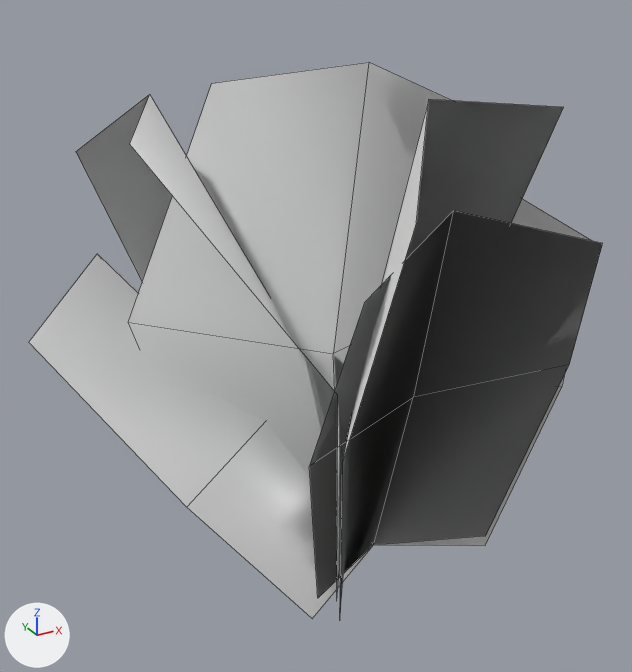
A saved change to the FBX model INTERFACES Project/Assets/Assets/Meshes/Vegetation/SM_TallGrass_01.fbx.
Both versions are drawn from a 50 mm camera at (-0.639, -1.067, 0.956) aimed at (-0.01, 0.077, 0.384). The axes (+X, +Y, +Z) are drawn at lower left. The lights are the same throughout. The first picture is the older version. Mesh edges are drawn as thin lines. Where no turn or scale is listed for an object, it has been applied to the vertices. Vertices at exactly the same position are counted once.

The first picture shows 'SM_TallGrass_01'.
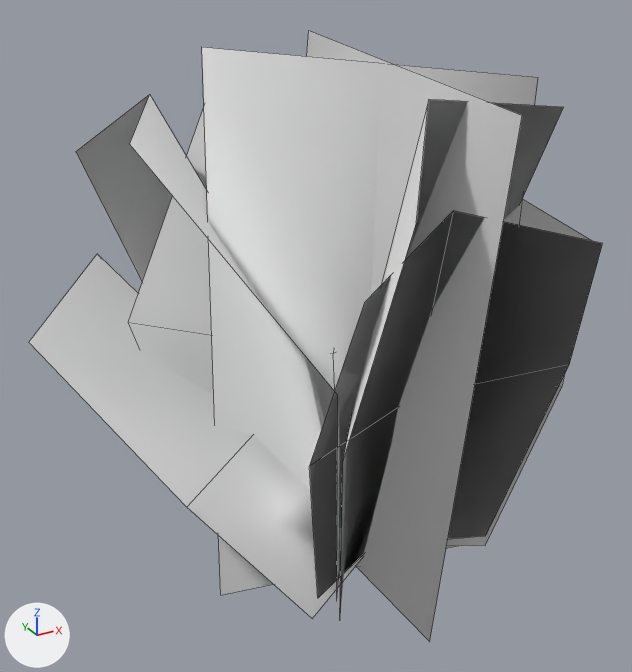
Where the newer file only moved an object's origin or applied its transform, the numbers keep the older frame.

Diff of the bpy script that builds the scene:
```diff
--- a/INTERFACES Project/Assets/Assets/Meshes/Vegetation/SM_TallGrass_01.fbx.py
+++ b/INTERFACES Project/Assets/Assets/Meshes/Vegetation/SM_TallGrass_01.fbx.py
@@ me_plane @@
 me_plane.from_pydata(...)  # 51 vertices, 24 faces; spans x -0.444..0.55, y -0.345..0.447, z -0.022..0.798
 # used by ob_sm_tallgrass_01; location = (0.0, 0.0, 0.0)
+# me_plane part 1: its shading normals changed
 me_plane.materials.append(mat_m_vegetation_atlas_03)
@@ me_plane_001 @@
+me_plane_001.from_pydata([(-0.218, 0.027, -0.022), (0.266, -0.049, -0.038), (-0.181, 0.082, 0.839), (0.325, -0.017, 0.78), (0.01, 0.274, -0.022), (0.034, -0.214, -0.038), (0.071, 0.249, 0.839), (0.077, -0.266, 0.78)], [], [(2, 0, 1, 3), (6, 4, 5, 7)])
+me_plane_001.materials.append(mat_m_vegetation_atlas_03)  # white #e7e7e7
@@ ob_sm_tallgrass_01_lod1 @@
+ob_sm_tallgrass_01_lod1 = bpy.data.objects.new('SM_TallGrass_01_LOD1', me_plane_001)
+ob_sm_tallgrass_01_lod1.location = (0.0, 0.0, 0.0)
```

Pixel boxes [x1, y1, x2, y2] of what changed, in the pictures (632 x 672 px):
'SM_TallGrass_01_LOD1', added: after [202, 31, 538, 641]
